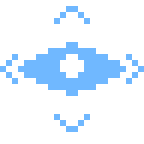
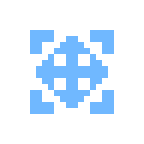
Two versions of the same layered image (144×144). Layer-by-layer changes:
hid "eye", painted on it over [0,6,144,132]
showed "sca" over [30,30,114,114]
showed "xpos" over [36,54,108,90]
showed "ypos" over [54,36,90,108]
